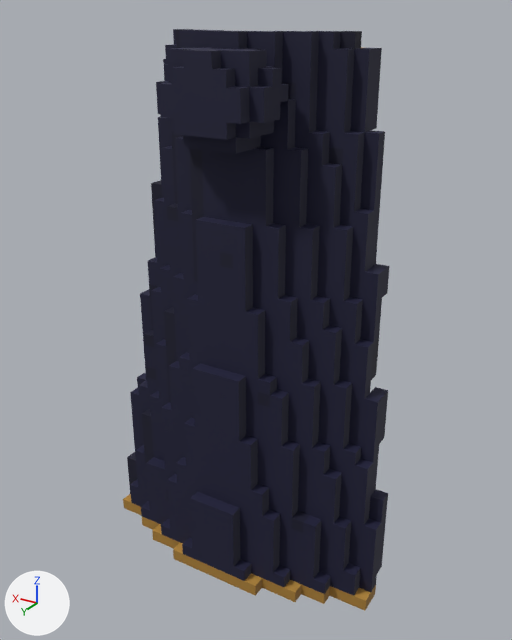
An edit to the glTF model www/proto3d/models/beth/equipment/meshes/mystic/mystic_rare_cloak_lod1.glb, drawn before and after from the same camera.
Both versions are drawn from a camera (50 mm lens) standing at (-0.626, 1.084, 0.046) and looking at (-0.022, 0.078, -0.457). Every picture has the same lights, and +X, +Y and +Z are marked at lower left. The older version comes first. Vertices at exactly the same position are counted once.

Objects in the first picture: 'mystic_rare_cloak_lod1'.
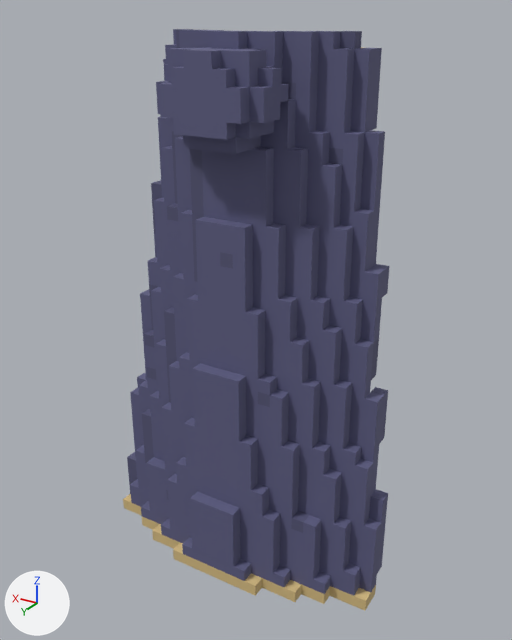
Edits to the bpy script that builds the scene:
```text
Change me_mystic_rare_cloak_lod1:
    where me_mystic_rare_cloak_lod1.from_pydata(...)  # 1008 vertices, 1510 faces; spans x -0.288..0.288, y -0.012..0.204, z -0.96..0.024
    used by ob_mystic_rare_cloak_lod1; location = (0.0, 0.0, 0.0)
    me_mystic_rare_cloak_lod1 part 1: 738 faces centred in x -0.28..0.28, y -0.012..0.204, z -0.952..0.024 are repainted in the vertex colours; the middle colour goes from dark blue #151534 to blue #5c5c80
    me_mystic_rare_cloak_lod1 part 2: 446 faces centred in x -0.288..0.288, y -0.004..0.196, z -0.952..0.024 are repainted in the vertex colours; the middle colour goes from dark blue #12122f to dark blue #58587b
    me_mystic_rare_cloak_lod1 part 3: 326 faces centred in x -0.28..0.288, y -0.004..0.196, z -0.96..0.016 are repainted in the vertex colours; the middle colour goes from black #0e0e26 to dark blue #525272
```

Where the change shows, as pixel boxes [x1, y1, x2, y2] in the pictures (512 x 640 px):
part 1 of me_mystic_rare_cloak_lod1, recoloured (dark blue to blue): [123, 29, 389, 611] in both
part 2 of me_mystic_rare_cloak_lod1, recoloured: [128, 29, 389, 610] in both
part 3 of me_mystic_rare_cloak_lod1, recoloured: [127, 30, 379, 533] in both
